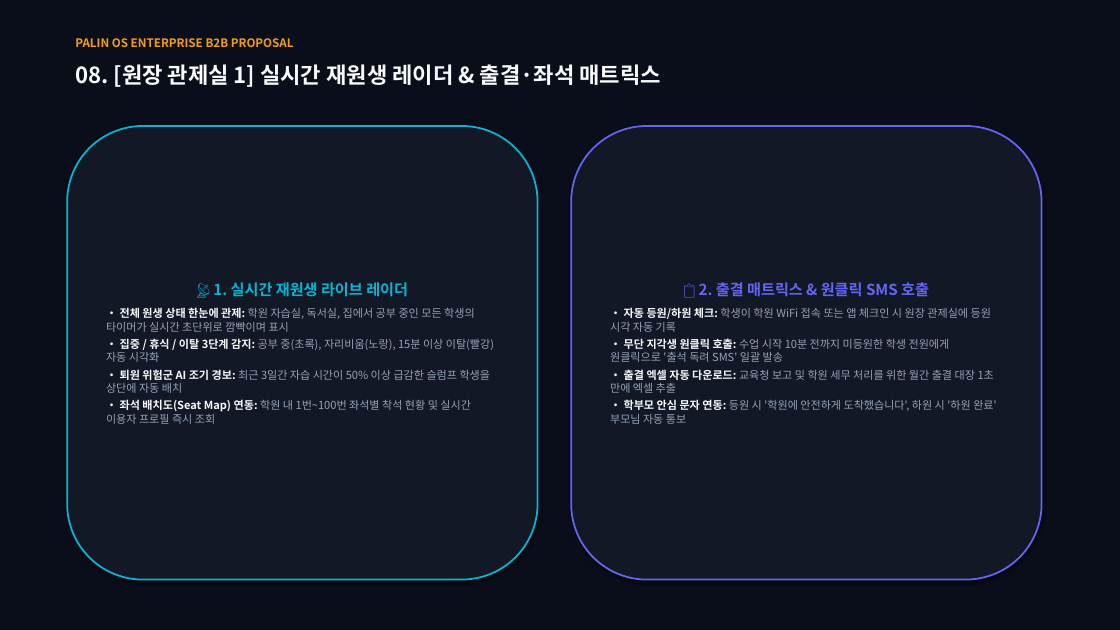
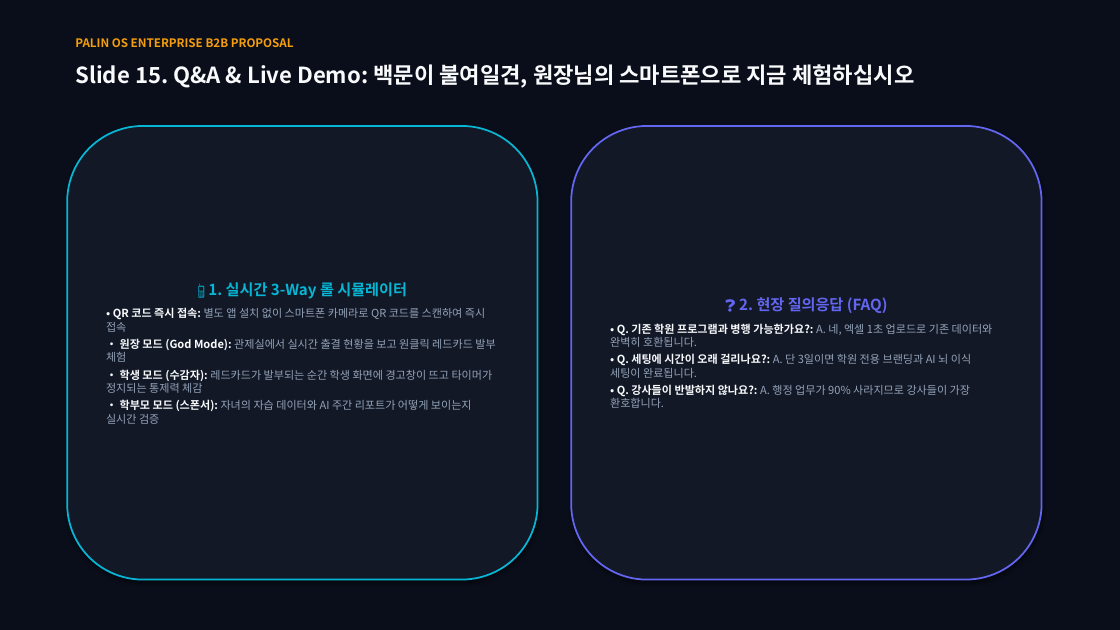
Before and after one commit to cheol-hun-kim/PALIN, a slide deck: slide 15 of PALIN_OS_B2B_Director_Proposal.pptx (slide 9 before the commit). Drawn at 1120x630 pixels with LibreOffice and Linux fonts; fonts in the diff are those of the drawing. Boxes give left, top, right and bottom in pixels: in the first picture for what was removed or moved away, otherwise in the second. Text is boxed around its words. In the diff, an @@ line names an element or a change of style, - is before the commit and + after.

```diff
--- a/PALIN_OS_B2B_Director_Proposal.pptx
+++ b/PALIN_OS_B2B_Director_Proposal.pptx
@@ text at (x1=75, y1=64, x2=914, y2=88): text changed @@
-08. [원장 관제실 1] 실시간 재원생 레이더 & 출결·좌석 매트릭스
+Slide 15. Q&A & Live Demo: 백문이 불여일견, 원장님의 스마트폰으로 지금 체험하십시오
@@ text in rounded rectangle at (x1=106, y1=280, x2=495, y2=424): text changed @@
-📡 1. 실시간 재원생 라이브 레이더
-• 전체 원생 상태 한눈에 관제: 학원 자습실, 독서실, 집에서 공부 중인 모든 학생의 타이머가 실시간 초단위로 깜빡이며 표시
-• 집중 / 휴식 / 이탈 3단계 감지: 공부 중(초록), 자리비움(노랑), 15분 이상 이탈(빨강) 자동 시각화
-• 퇴원 위험군 AI 조기 경보: 최근 3일간 자습 시간이 50% 이상 급감한 슬럼프 학생을 상단에 자동 배치
-• 좌석 배치도(Seat Map) 연동: 학원 내 1번~100번 좌석별 착석 현황 및 실시간 이용자 프로필 즉시 조회
+📱 1. 실시간 3-Way 롤 시뮬레이터
+• QR 코드 즉시 접속: 별도 앱 설치 없이 스마트폰 카메라로 QR 코드를 스캔하여 즉시 접속
+• 원장 모드 (God Mode): 관제실에서 실시간 출결 현황을 보고 원클릭 레드카드 발부 체험
+• 학생 모드 (수감자): 레드카드가 발부되는 순간 학생 화면에 경고창이 뜨고 타이머가 정지되는 통제력 체감
+• 학부모 모드 (스폰서): 자녀의 자습 데이터와 AI 주간 리포트가 어떻게 보이는지 실시간 검증
@@ text in rounded rectangle at (x1=610, y1=297, x2=993, y2=408): text changed @@
-📋 2. 출결 매트릭스 & 원클릭 SMS 호출
-• 자동 등원/하원 체크: 학생이 학원 WiFi 접속 또는 앱 체크인 시 원장 관제실에 등원 시각 자동 기록
-• 무단 지각생 원클릭 호출: 수업 시작 10분 전까지 미등원한 학생 전원에게 원클릭으로 '출석 독려 SMS' 일괄 발송
-• 출결 엑셀 자동 다운로드: 교육청 보고 및 학원 세무 처리를 위한 월간 출결 대장 1초 만에 엑셀 추출
-• 학부모 안심 문자 연동: 등원 시 '학원에 안전하게 도착했습니다', 하원 시 '하원 완료' 부모님 자동 통보
+❓ 2. 현장 질의응답 (FAQ)
+• Q. 기존 학원 프로그램과 병행 가능한가요?: A. 네, 엑셀 1초 업로드로 기존 데이터와 완벽히 호환됩니다.
+• Q. 세팅에 시간이 오래 걸리나요?: A. 단 3일이면 학원 전용 브랜딩과 AI 뇌 이식 세팅이 완료됩니다.
+• Q. 강사들이 반발하지 않나요?: A. 행정 업무가 90% 사라지므로 강사들이 가장 환호합니다.
```
Also in this commit, not shown: 11 other slides changed, 4 slides added, 6 slides removed, 4 other files.
